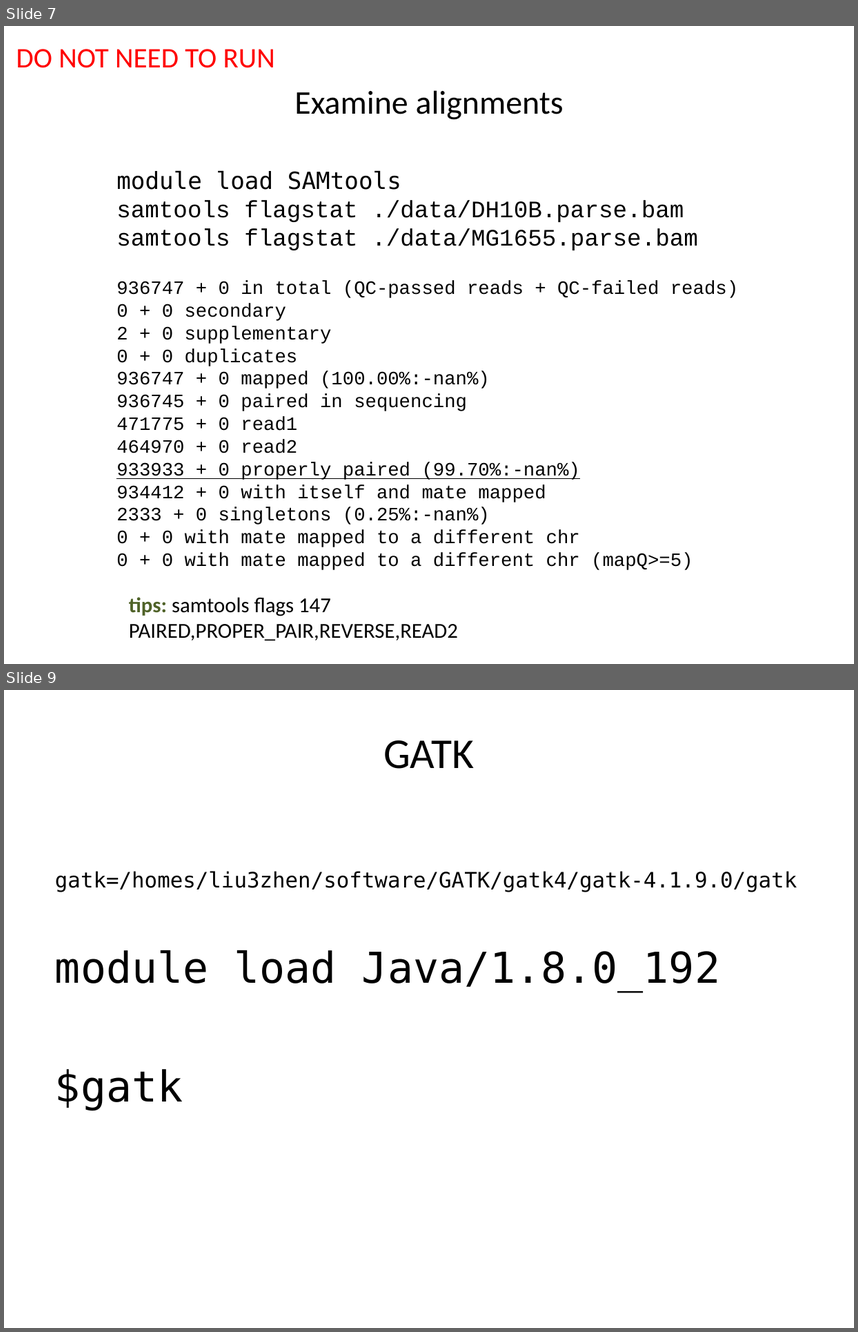
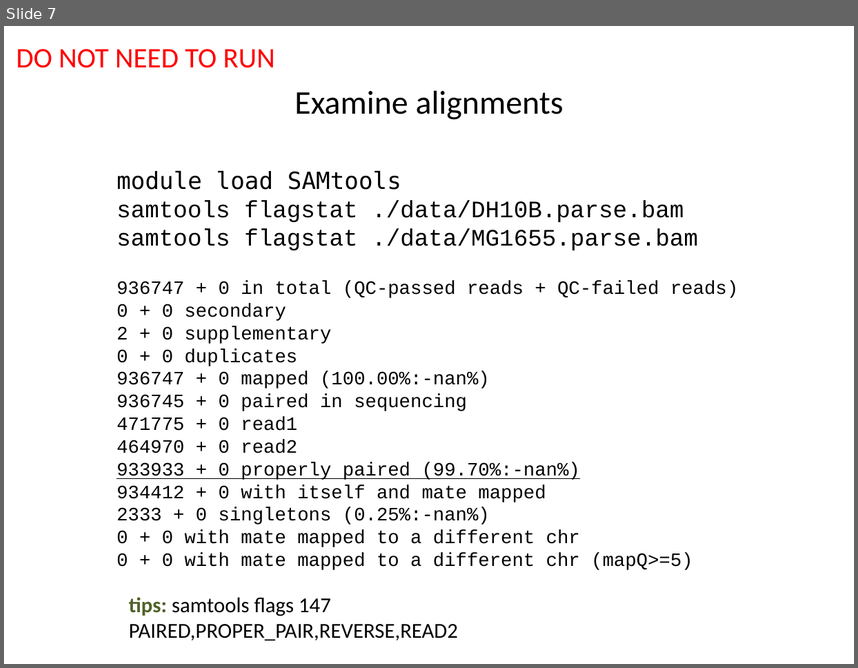
Before and after one commit to liu3zhenlab/teaching, a slide deck: PLPTH813Bioinformatis/2023/labs/lab06_variants.pptx. Shown one above the other, each under a label of ours: slides 7 and 9 before the commit, slide 7 after it; the slides between them are not shown. The pictures are 858x1332 and 858x668 pixels, drawn with LibreOffice and Linux fonts; fonts in the diff are those of the drawing. Boxes give left, top, right and bottom in pixels: in the first picture for what was removed or moved away, otherwise in the second. Text is boxed around its words. In the diff, an @@ line names an element or a change of style, - is before the commit and + after.

```diff
--- a/PLPTH813Bioinformatis/2023/labs/lab06_variants.pptx
+++ b/PLPTH813Bioinformatis/2023/labs/lab06_variants.pptx
@@ slide 9 removed at bbox=[4, 690, 854, 1328], background #FFFFFF @@
@@ title removed at bbox=[383, 740, 475, 769] @@
-GATK
@@ text removed at bbox=[55, 871, 797, 1111] @@
-gatk=/homes/liu3zhen/software/GATK/gatk4/gatk-4.1.9.0/gatk
-module load Java/1.8.0_192
-$gatk
```
Also in this commit, not shown: 8 slides changed, 4 other files.
